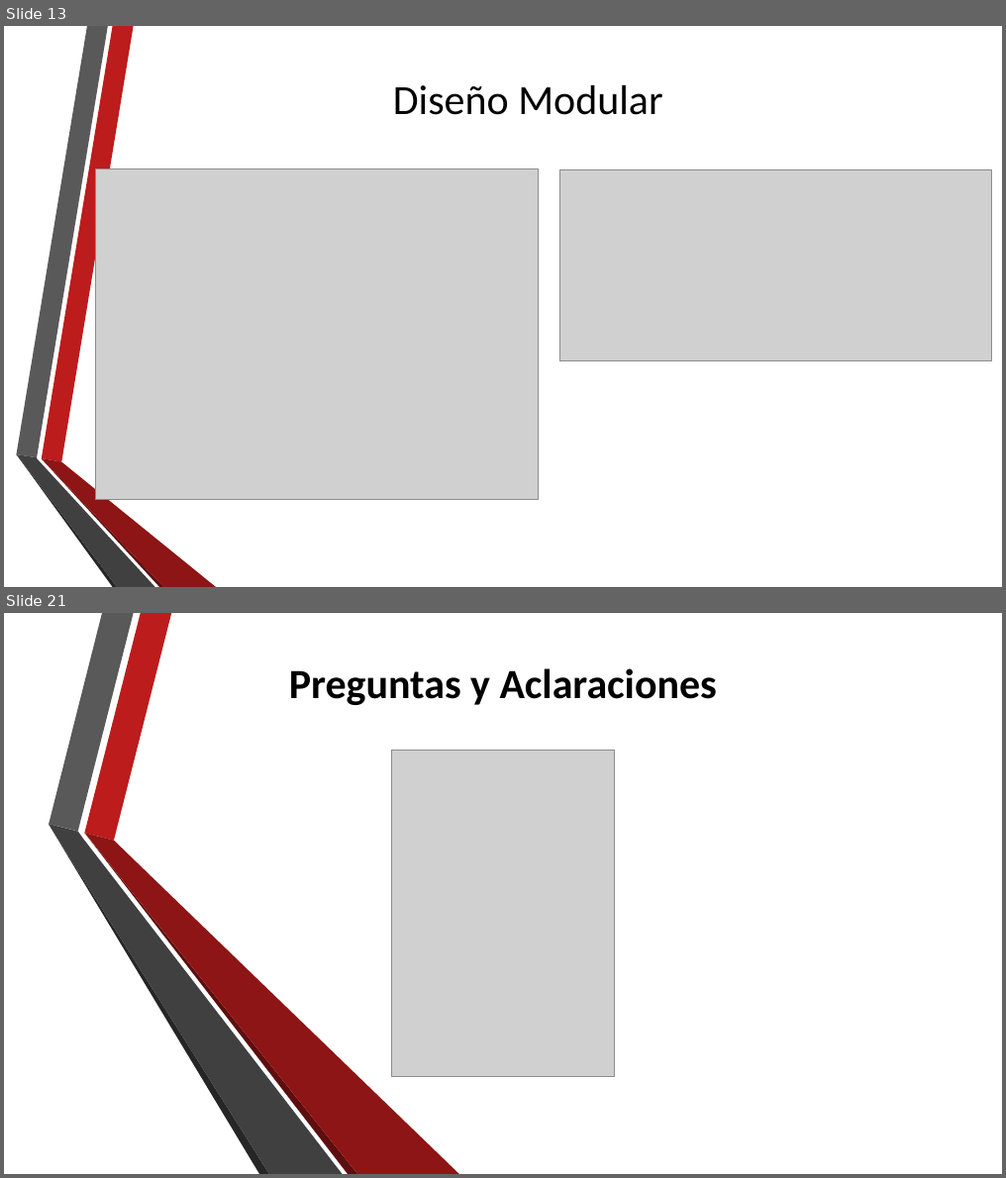
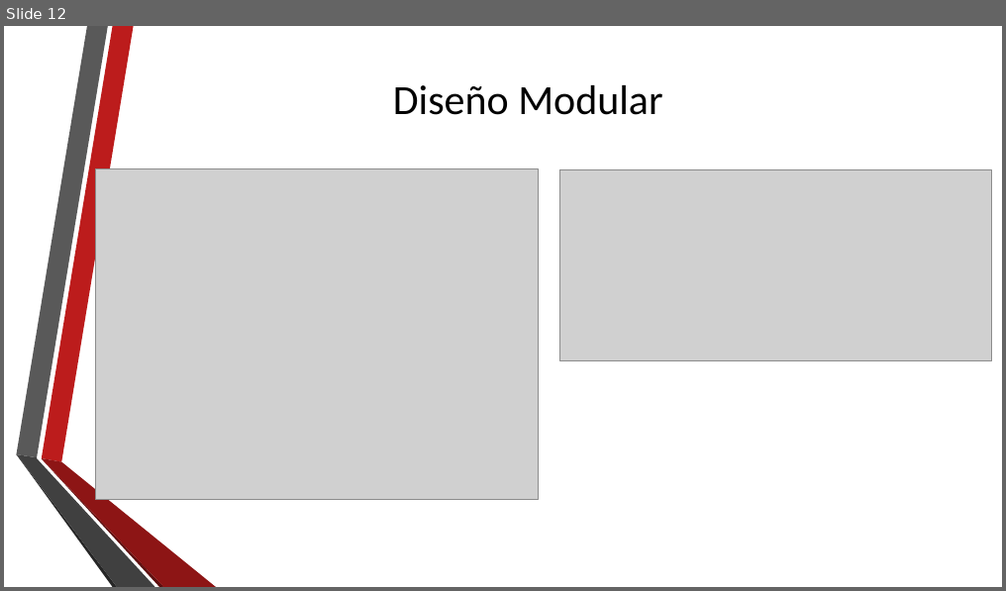
Before and after one commit to jaur001/Simulator, a slide deck: Presentacion TFG.pptx. Shown one above the other, each under a label of ours: slides 13 and 21 before the commit, slide 12 after it; the slides between them are not shown. The pictures are 1006x1178 and 1006x591 pixels, drawn with LibreOffice and Linux fonts; fonts in the diff are those of the drawing; grey boxes stand for pictures; background and template pictures are left out. Boxes give left, top, right and bottom in pixels: in the first picture for what was removed or moved away, otherwise in the second. Text is boxed around its words. In the diff, an @@ line names an element or a change of style, - is before the commit and + after.

```diff
--- a/Presentacion TFG.pptx
+++ b/Presentacion TFG.pptx
@@ slide 21 removed at (4,613,1002,1174), background picture (left out) @@
@@ text removed at (289,668,717,705) @@
-Preguntas y Aclaraciones
@@ picture removed at (392,750,615,1076) @@
@@ group removed at (49,613,460,1174): 6 freeform shapes @@
@@ what was slide 13 is now slide 12 @@
```
Also in this commit, not shown: 8 slides changed, 7 slides added, 7 other slides removed.
